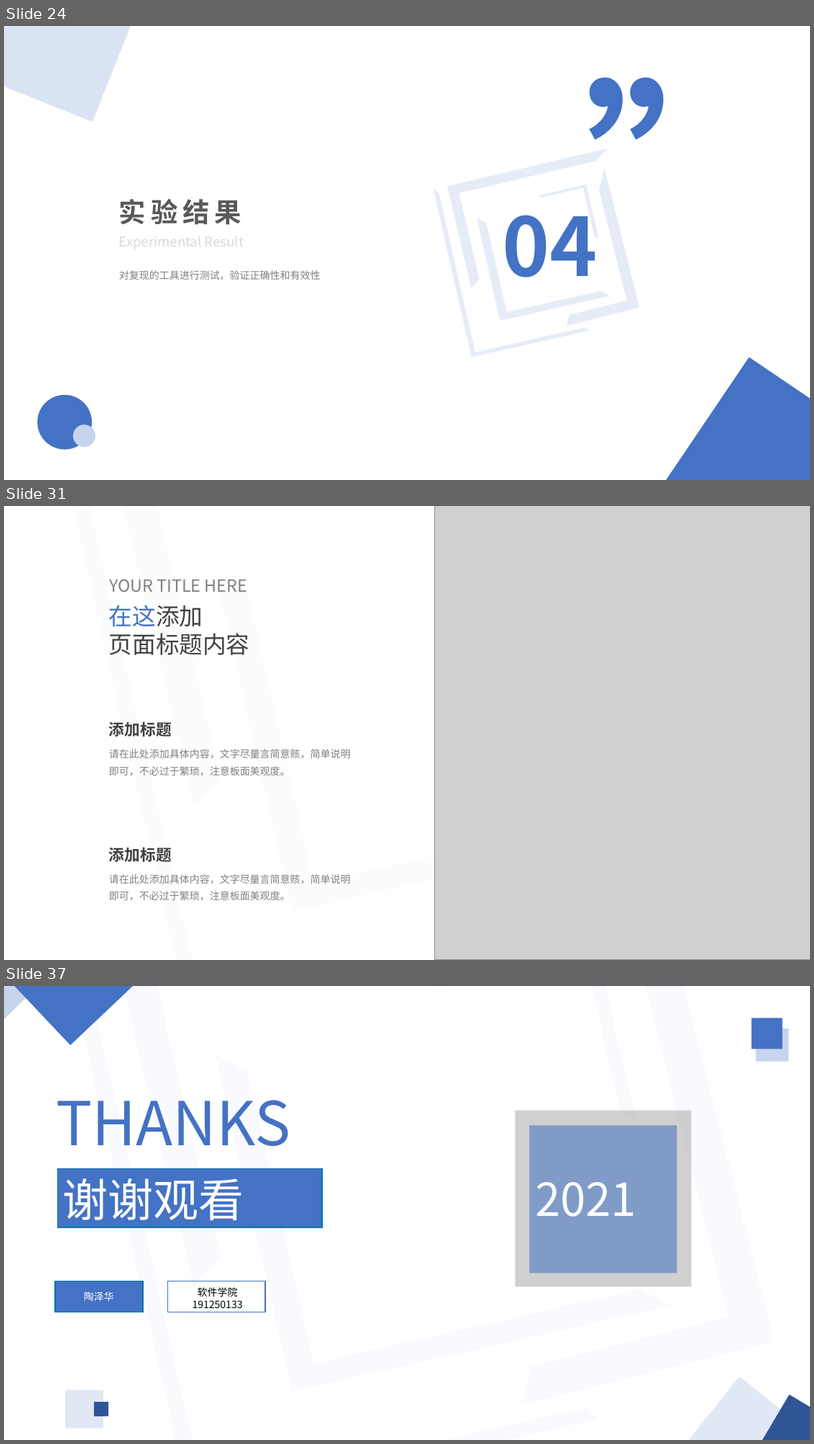
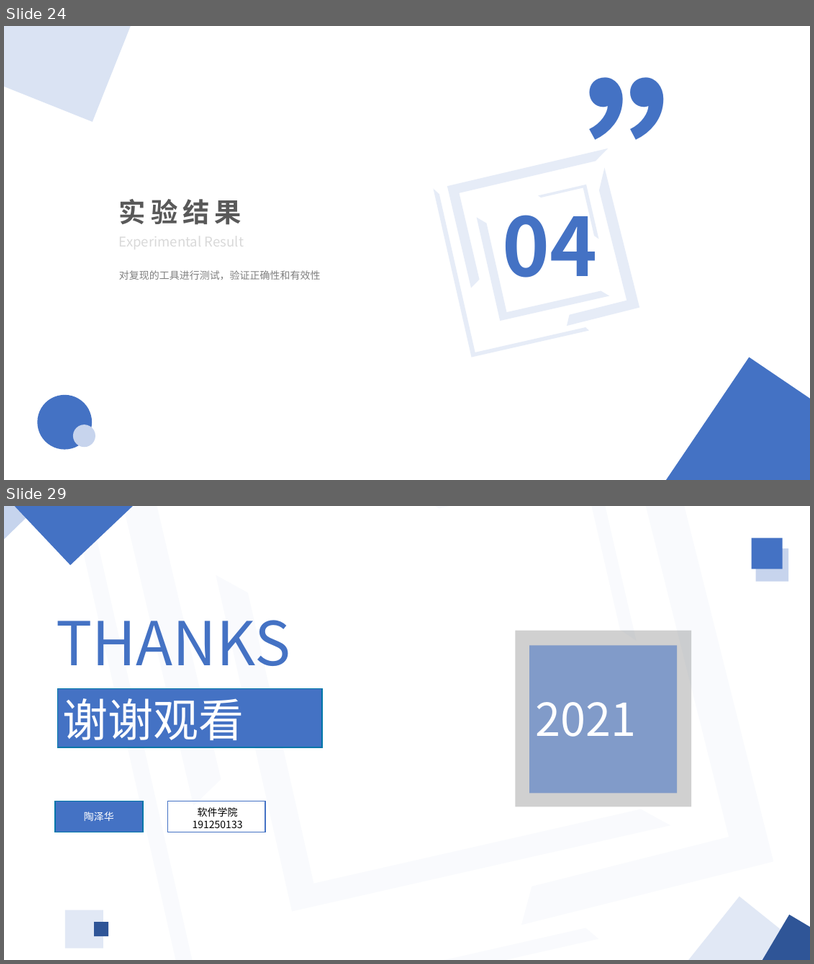
Before and after one commit to Truth-NJU/Static-Test-Selection-Tool, a slide deck: 工具汇报.pptx. Shown one above the other, each under a label of ours: slides 24, 31 and 37 before the commit, slides 24 and 29 after it; the slides between them are not shown. The pictures are 814x1444 and 814x964 pixels, drawn with LibreOffice and Linux fonts; fonts in the diff are those of the drawing; grey boxes stand for pictures. Boxes give left, top, right and bottom in pixels: in the first picture for what was removed or moved away, otherwise in the second. Text is boxed around its words. In the diff, an @@ line names an element or a change of style, - is before the commit and + after.

```diff
--- a/工具汇报.pptx
+++ b/工具汇报.pptx
@@ slide 31 removed at <box>4,506,810,960</box>, background #FFFFFF @@
@@ group removed at <box>68,506,774,960</box>: 5 half frames @@
@@ picture removed at <box>435,506,810,959</box> @@
@@ text removed at <box>109,579,247,592</box> @@
-YOUR TITLE HERE
@@ text removed at <box>109,605,250,655</box> @@
-在这添加
-页面标题内容
@@ text removed at <box>109,721,172,736</box> @@
-添加标题
@@ text removed at <box>109,749,351,775</box> @@
-请在此处添加具体内容，文字尽量言简意赅，简单说明即可，不必过于繁琐，注意板面美观度。
@@ text removed at <box>109,847,172,862</box> @@
-添加标题
@@ text removed at <box>109,874,351,900</box> @@
-请在此处添加具体内容，文字尽量言简意赅，简单说明即可，不必过于繁琐，注意板面美观度。
@@ what was slide 37 is now slide 29 @@
```
Also in this commit, not shown: 1 slide changed, 4 slides added, 11 other slides removed.
